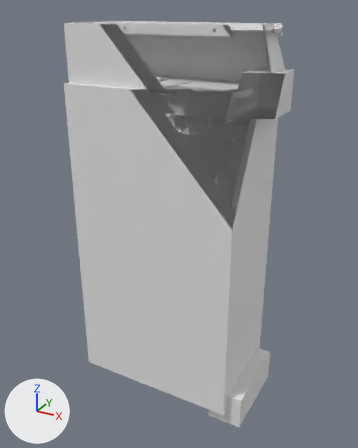
The glTF model soho_1415/out/model_3d.glb as it was, and as the next commit left it.
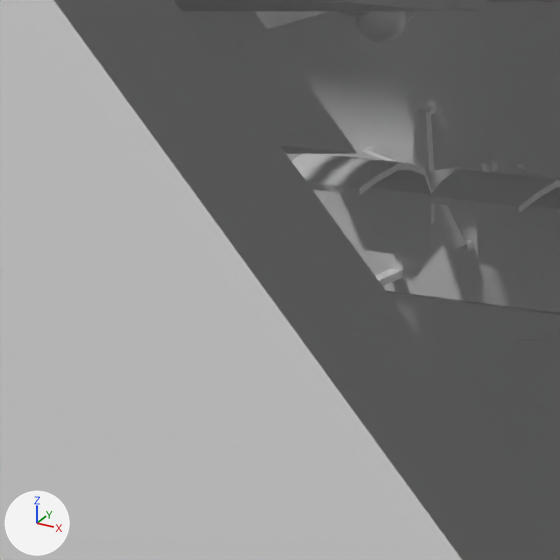
Old and new are each drawn whole from a 50 mm camera at (675.0, -963.0, 810.0) aimed at (193.0, -87.0, 372.0) and again close up on the part from 34% to 57% of the width and 20% to 39% of the height. The lights are fixed; the arrows at lower left show +X, +Y and +Z. The first two pictures are the older version. Everything nearer to the camera than a plane just in front of the edit is cut away. Vertices at exactly the same position are counted once.

Before the edit, the objects in view are built like this:
```python
me_ceiling_slab = bpy.data.meshes.new('Ceiling_Slab')
me_ceiling_slab.from_pydata(...)  # 14 vertices, 24 faces; spans x 0.0..365.0, y -201.0..-170.0, z 0.0..780.0
me_meeting_chair_bases = bpy.data.meshes.new('Meeting_Chair_Bases')
me_meeting_chair_bases.from_pydata(...)  # 1518 vertices, 2760 faces; spans x 138.0..292.0, y -32.0..0.0, z 447.0..611.0
me_meeting_chairs = bpy.data.meshes.new('Meeting_Chairs')
me_meeting_chairs.from_pydata(...)  # 216 vertices, 504 faces; spans x 143.4..286.6, y -73.1..-32.9, z 455.7..602.3
me_meeting_table = bpy.data.meshes.new('Meeting_Table')
me_meeting_table.from_pydata(...)  # a box spanning x 136.0..295.0, y -55.0..-52.0, z 495.0..563.0
me_table_frame = bpy.data.meshes.new('Table_Frame')
me_table_frame.from_pydata(...)  # a box spanning x 147.4..151.9, y -52.3..0.0, z 501.8..504.1; a box spanning x 147.4..151.9, y -52.3..0.0, z 553.9..556.2; a box spanning x 147.4..151.9, y -46.2..-43.2, z 501.8..556.2; a box spanning x 279.1..283.6, y -52.3..0.0, z 501.8..504.1; a box spanning x 279.1..283.6, y -52.3..0.0, z 553.9..556.2; a box spanning x 279.1..283.6, y -46.2..-43.2, z 501.8..556.2; a box spanning x 147.4..283.6, y -48.5..-45.5, z 527.5..530.5
ob_ceiling_slab = bpy.data.objects.new('Ceiling_Slab', me_ceiling_slab)
ob_ceiling_slab.location = (0.0, 0.0, 0.0)
ob_meeting_chair_bases = bpy.data.objects.new('Meeting_Chair_Bases', me_meeting_chair_bases)
ob_meeting_chair_bases.location = (0.0, 0.0, 0.0)
ob_meeting_chairs = bpy.data.objects.new('Meeting_Chairs', me_meeting_chairs)
ob_meeting_chairs.location = (0.0, 0.0, 0.0)
ob_meeting_table = bpy.data.objects.new('Meeting_Table', me_meeting_table)
ob_meeting_table.location = (0.0, 0.0, 0.0)
ob_table_frame = bpy.data.objects.new('Table_Frame', me_table_frame)
ob_table_frame.location = (0.0, 0.0, 0.0)
# also in view: 'Paper' at (134.0, -55.0, 445.0); 'Exterior_Walls' at (182.0, -93.0, 336.0); 'Table_Wirebox' at (216.0, -49.0, 529.0); 'Ceiling_Coffer' at (185.0, -181.0, 459.0); 'Plant_Foliage' at (93.0, -97.0, 631.0)
```
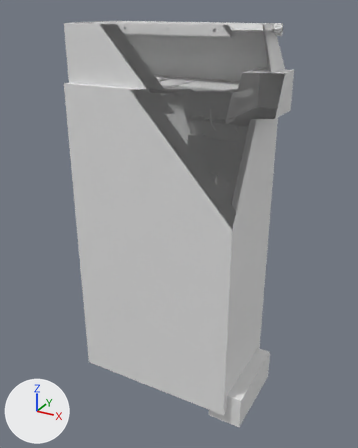
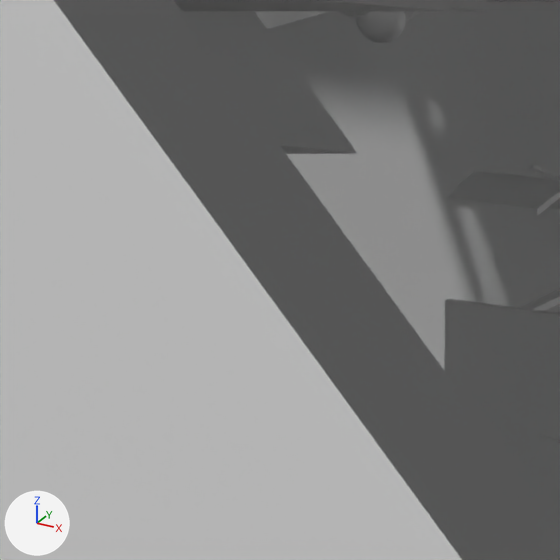
Boxes (x1, y1, x2, y2) around the edits, measured in the close-ups (560 x 560 px; the box of a moved part takes in the faces that stretch with it):
'Meeting_Chairs', reshaped
    before: (292, 154, 560, 274)
    after: (447, 171, 560, 274)
'Meeting_Table', moved
    before: (387, 291, 560, 529)
    after: (445, 299, 560, 529)
'Meeting_Chair_Bases', moved, rescaled (mostly hidden afterwards)
    before: (360, 102, 549, 253)
    after: (525, 165, 560, 180)
'Table_Frame', moved
    before: (375, 269, 403, 286)
    after: (520, 290, 560, 311)
part 3 of me_meeting_chairs, moved or reshaped
    before: (292, 154, 434, 258)
    after: (457, 171, 560, 266)
part 4 of me_meeting_chairs, moved or reshaped (not visible afterwards)
    before: (429, 169, 560, 274)
'Table_Wirebox', unchanged, covered by the edit
    before: (461, 393, 546, 444)

The edits, one by one:
me_meeting_table is used by ob_meeting_table; location (0.0, 0.0, 0.0).
me_meeting_table had 8 vertices, 12 faces and spanned x 136.0..295.0, y -55.0..-52.0, z 495.0..563.0.
me_meeting_table now has 8 vertices, 12 faces and spans x 196.0..355.0, y -55.0..-52.0, z 495.0..563.0.
me_meeting_table part 1: the whole mesh is moved by (60.0, 0.0, 0.0).
me_table_frame is used by ob_table_frame; location (0.0, 0.0, 0.0).
me_table_frame had 56 vertices, 84 faces and spanned x 147.4..283.6, y -52.3..0.0, z 501.8..556.2.
me_table_frame now has 56 vertices, 84 faces and spans x 207.4..343.6, y -52.3..0.0, z 501.8..556.2.
me_table_frame part 2: the whole mesh is moved by (60.0, 0.0, 0.0).
me_meeting_chairs is used by ob_meeting_chairs; location (0.0, 0.0, 0.0).
me_meeting_chairs had 216 vertices, 504 faces and spanned x 143.4..286.6, y -73.1..-32.9, z 455.7..602.3.
me_meeting_chairs now has 216 vertices, 504 faces and spans x 202.4..344.6, y -73.1..-32.9, z 455.7..602.3.
me_meeting_chairs part 3: the loose piece of 36 vertices spanning x 143.4..180.6, y -73.1..-32.9, z 570.3..602.3 is moved by (59.0, 0.0, 0.0).
me_meeting_chairs part 4: the loose piece of 36 vertices spanning x 196.4..233.6, y -73.1..-32.9, z 570.3..602.3 is moved by (59.0, 0.0, 0.0).
Other edits to the shape of me_meeting_chairs do not show in these pictures.
me_meeting_chair_bases is used by ob_meeting_chair_bases; location (0.0, 0.0, 0.0).
me_meeting_chair_bases had 1518 vertices, 2760 faces and spanned x 138.0..292.0, y -32.0..0.0, z 447.0..611.0.
me_meeting_chair_bases now has 1518 vertices, 2760 faces and spans x 197.0..350.0, y -32.0..0.0, z 447.0..611.0.
me_meeting_chair_bases part 5: the whole mesh is moved by (59.0, 0.0, 0.0).
